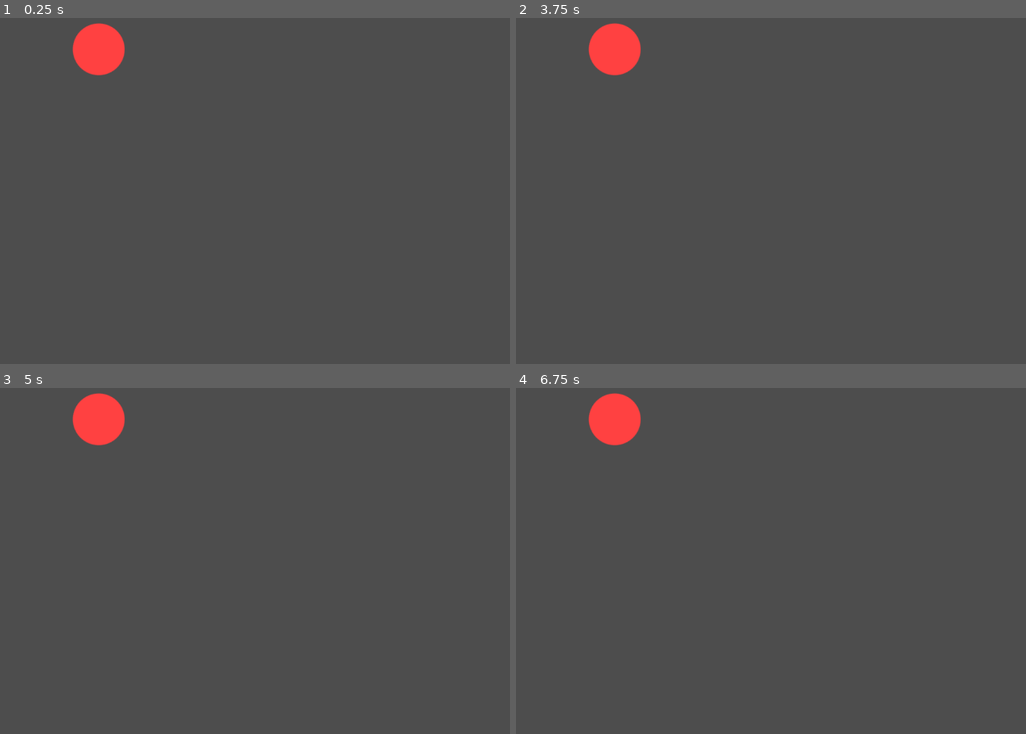
Above: before the commit, frames 1-4 (two rows, left to right).
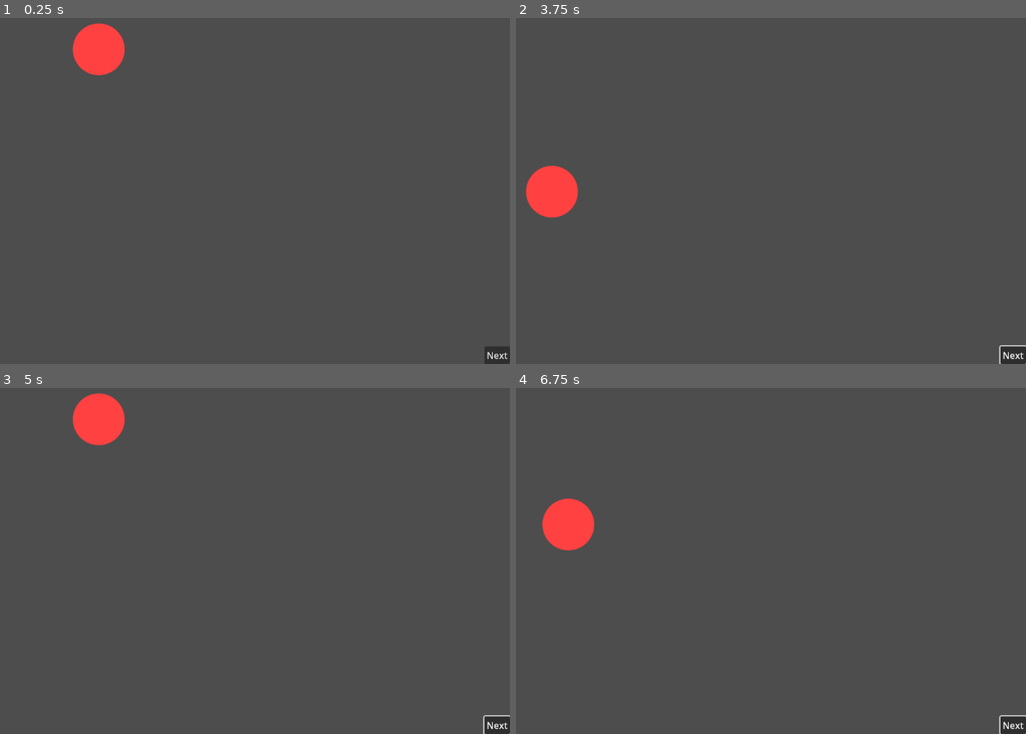
Above: after the commit, the same moments.

Repository: BlazingNeutron/urban-garbanzo
Game: Godot game, scene res://scenes/main_stage.tscn
Same seed, same stepped clock (60 frames per second), same inputs: the game is played once before the commit and once after it. Before the commit the project starts from res://scenes/letters/capital_letter_a.tscn.
Inputs (mouse positions are in pixels of both pictures, inside the frame that each line leads up to):
- Up to frame 1 (0.25 s): no input
- Up to frame 2 (3.75 s): click (1010, 353) at 0.5 s, where only the run after the commit has a clickable "Next"; click (1010, 353) at 1.25 s, where only the run after the commit has a clickable "Next"; click (1010, 353) at 2 s, where only the run after the commit has a clickable "Next"; tap Enter at 2.75 s; move the mouse to (842, 159) at 2.77 s; press the mouse at (842, 159) at 2.78 s; tap Space at 3.5 s; move the mouse to (567, 197) at 3.52 s; release the mouse at (567, 197) at 3.53 s; click (567, 197) at 3.6 s
- Up to frame 3 (5 s): tap Enter at 4.25 s; move the mouse to (249, 467) at 4.27 s; press the mouse at (249, 467) at 4.28 s
- Up to frame 4 (6.75 s): tap Space at 5, 6.5 s; move the mouse to (663, 623) at 5.02 s; release the mouse at (663, 623) at 5.03 s; click (663, 623) at 5.1 s; tap Enter at 5.75 s; move the mouse to (893, 605) at 5.77 s; press the mouse at (893, 605) at 5.78 s; move the mouse to (outside the picture) at 6.52 s; release the mouse at (outside the picture) at 6.53 s; click (outside the picture) at 6.6 s

The runs differ from the first frame. In frame 1, 0.2% of the frame differs, in the area x 95-100%, y 95-100%; in frame 2, 2.7%, in the area x 1-100%, y 1-100%; in frame 3, 0.3%; in frame 4, 2.7%.

Commit message:
code to move to next letter

Diff:
--- a/project.godot
+++ b/project.godot
@@ -11,7 +11,7 @@
 [application]
 
 config/name="letter-tracer"
-run/main_scene="res://scenes/letters/capital_letter_a.tscn"
+run/main_scene="res://scenes/main_stage.tscn"
 config/features=PackedStringArray("4.3", "Forward Plus")
 config/icon="res://icon.svg"
 
--- /dev/null
+++ b/scenes/main_stage.tscn
@@ -0,0 +1,40 @@
+[gd_scene load_steps=2 format=3 uid="uid://clq1xtxb0yyne"]
+
+[ext_resource type="Script" path="res://scripts/main_stage.gd" id="1_fq678"]
+
+[node name="MainStage" type="Node2D"]
+script = ExtResource("1_fq678")
+
+[node name="Camera2D" type="Camera2D" parent="."]
+anchor_mode = 0
+
+[node name="CanvasLayer" type="CanvasLayer" parent="."]
+
+[node name="Control" type="Control" parent="CanvasLayer"]
+layout_mode = 3
+anchors_preset = 15
+anchor_right = 1.0
+anchor_bottom = 1.0
+grow_horizontal = 2
+grow_vertical = 2
+size_flags_vertical = 8
+
+[node name="HBoxContainer" type="HBoxContainer" parent="CanvasLayer/Control"]
+layout_mode = 1
+anchors_preset = 11
+anchor_left = 1.0
+anchor_right = 1.0
+anchor_bottom = 1.0
+offset_left = -45.0
+grow_horizontal = 0
+grow_vertical = 2
+size_flags_vertical = 3
+
+[node name="NextButton" type="Button" parent="CanvasLayer/Control/HBoxContainer"]
+layout_mode = 2
+size_flags_vertical = 8
+text = "Next"
+
+[node name="LetterDisplay" type="Node2D" parent="."]
+
+[connection signal="pressed" from="CanvasLayer/Control/HBoxContainer/NextButton" to="." method="_on_next_button_pressed"]
--- a/scripts/drag.gd
+++ b/scripts/drag.gd
@@ -39,15 +39,14 @@
 	return distance
 
 func _input(event: InputEvent) -> void:
+	if get_global_mouse_position().distance_to(sprite.global_position) < 60:
+		touching = true
 	if event.is_action_pressed("touch"):
-		touching = true
+		dragging = true
 	elif event.is_action_released("touch"):
-		touching = false
-	if event is InputEventMouseMotion and touching:
-		if get_global_mouse_position().distance_to(sprite.global_position) < 60:
-			var pull_direction = sprite.global_position.direction_to(get_global_mouse_position())
-			var goal_direction = sprite.global_position.direction_to(path.curve.get_point_position(1))
-			if pull_direction.dot(goal_direction) > 0:
-				dragging = true
-		else:
-			touching = false
+		dragging = false
+	if event is InputEventMouseMotion and dragging:
+		var pull_direction = sprite.global_position.direction_to(get_global_mouse_position())
+		var goal_direction = sprite.global_position.direction_to(path.curve.get_point_position(1))
+		if pull_direction.dot(goal_direction) > 0:
+			dragging = true
--- /dev/null
+++ b/scripts/main_stage.gd
@@ -0,0 +1,34 @@
+extends Node2D
+
+@onready var letter_display: Node2D = $LetterDisplay
+
+# move to json file or something better later
+var letter_list = {
+	"letters" :
+		[
+			{
+				"scene": "capital_letter_a"
+			}
+		]
+}
+
+var letter_count = 0
+var letter_index = 0
+
+func _ready() -> void:
+	letter_count = letter_list.get("letters").size()
+	letter_index = -1
+	load_next_letter()
+
+func _on_next_button_pressed() -> void:
+	load_next_letter()
+
+func load_next_letter() -> void:
+	letter_index += 1
+	if letter_index >= letter_count:
+		letter_index = 0
+	var next_letter = load("res://scenes/letters/" + str(letter_list.get("letters")[letter_index].get("scene")) + ".tscn")
+	for n in letter_display.get_children():
+		letter_display.remove_child(n)
+		n.queue_free()
+	letter_display.add_child(next_letter.instantiate())
